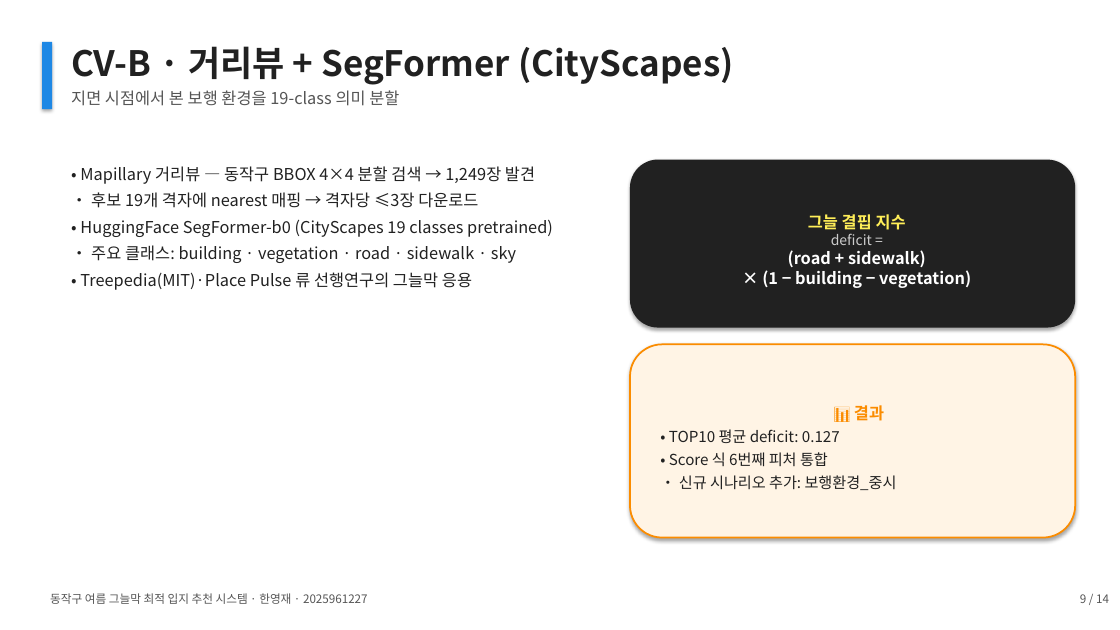
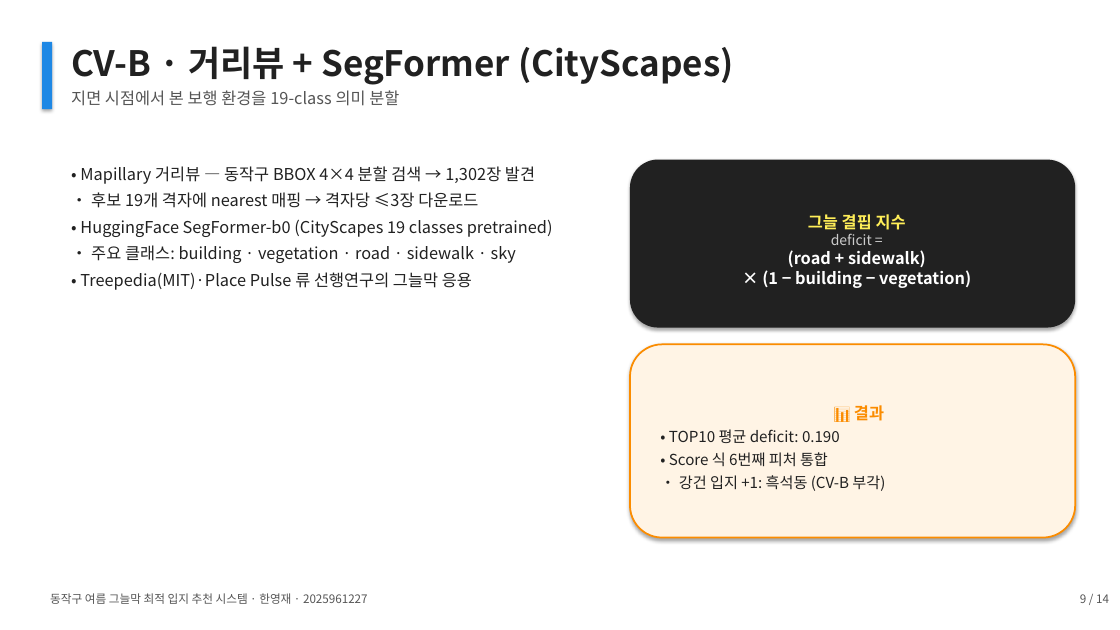
Before and after one commit to thgtot92/project_1, a slide deck: slide 9 of presentation/동작구_그늘막_최종발표.pptx. Drawn at 1120x630 pixels with LibreOffice and Linux fonts; fonts in the diff are those of the drawing. Boxes give left, top, right and bottom in pixels: in the first picture for what was removed or moved away, otherwise in the second. Text is boxed around its words. In the diff, an @@ line names an element or a change of style, - is before the commit and + after.

```diff
--- a/presentation/동작구_그늘막_최종발표.pptx
+++ b/presentation/동작구_그늘막_최종발표.pptx
@@ text at box(80, 166, 535, 184): text changed @@
-• Mapillary 거리뷰 — 동작구 BBOX 4×4 분할 검색 → 1,249장 발견
+• Mapillary 거리뷰 — 동작구 BBOX 4×4 분할 검색 → 1,302장 발견
@@ text in rounded rectangle at box(669, 429, 840, 443): text changed @@
-• TOP10 평균 deficit: 0.127
+• TOP10 평균 deficit: 0.190
@@ text in rounded rectangle at box(679, 475, 885, 491): text changed @@
-• 신규 시나리오 추가: 보행환경_중시
+• 강건 입지 +1: 흑석동 (CV-B 부각)
```
Also in this commit, not shown: 3 other slides changed, 13 other files.
